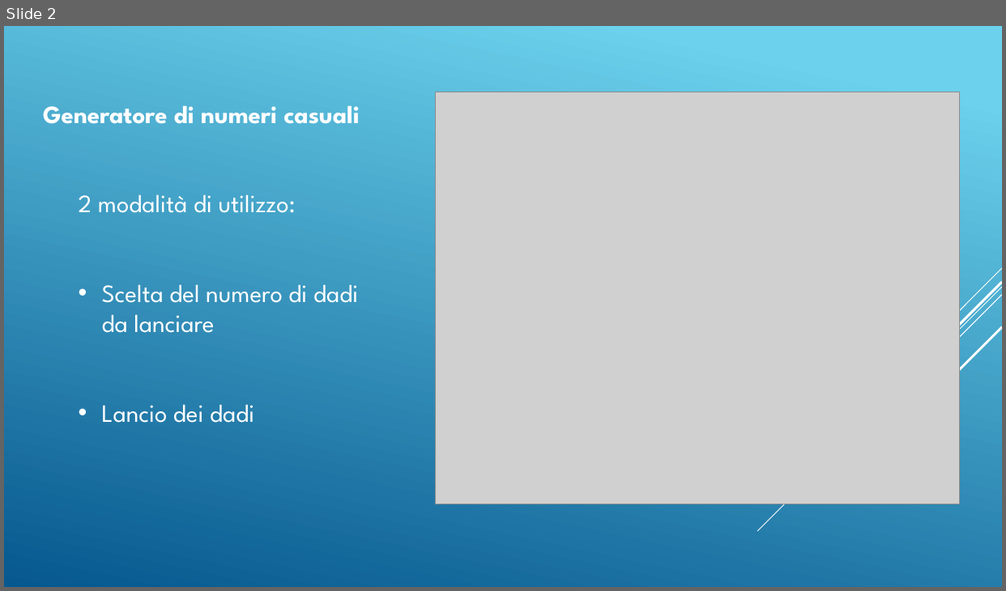
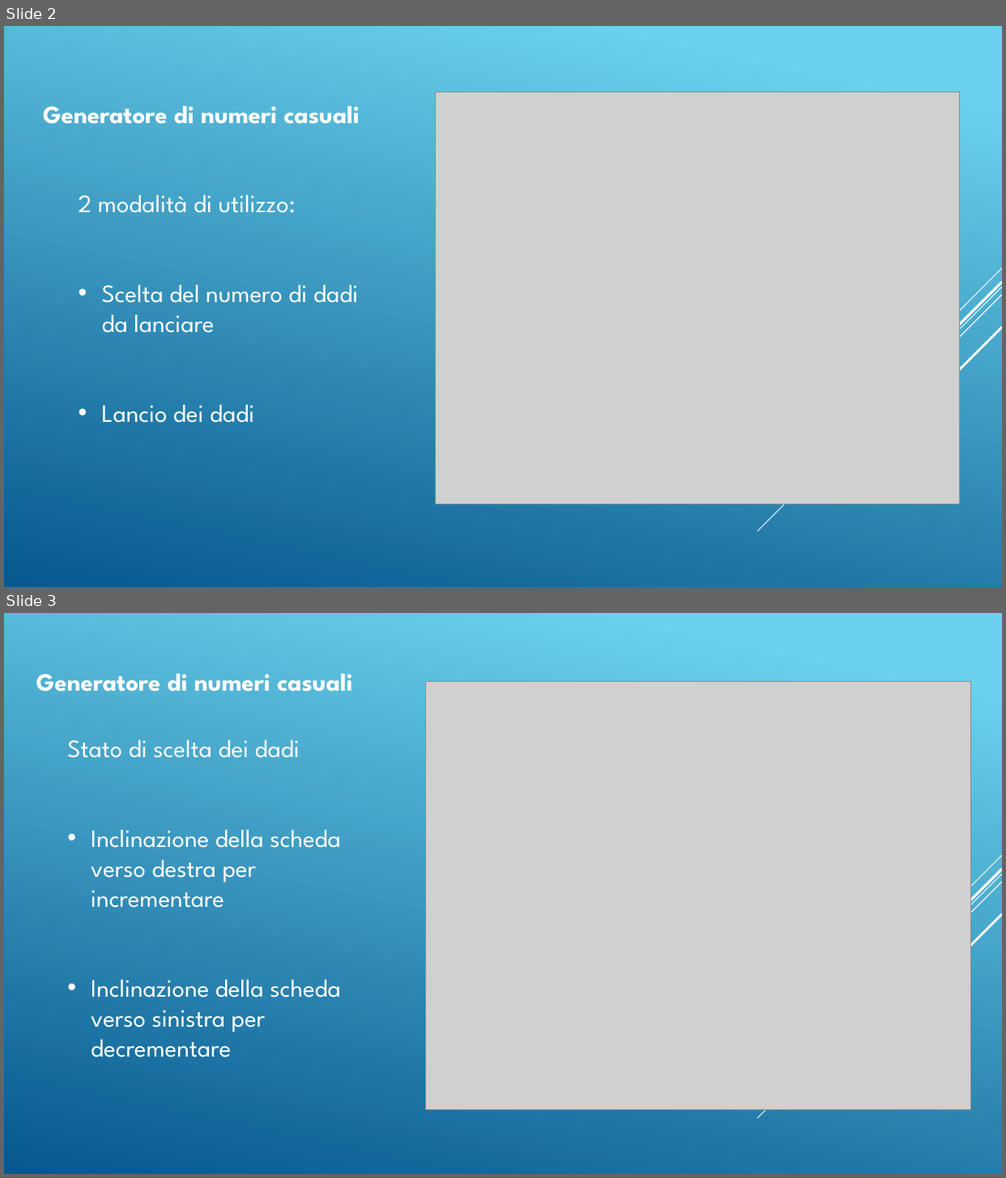
Before and after one commit to DaddaOperator/STM-Micro-Exercises-PLSD-, a slide deck: PresentazioneOfficial.pptx. Shown one above the other, each under a label of ours: slide 2 before the commit, slides 2 and 3 after it. The pictures are 1006x591 and 1006x1178 pixels, drawn with LibreOffice and Linux fonts; fonts in the diff are those of the drawing; grey boxes stand for pictures. Boxes give left, top, right and bottom in pixels: in the first picture for what was removed or moved away, otherwise in the second. Text is boxed around its words. In the diff, an @@ line names an element or a change of style, - is before the commit and + after.

```diff
--- a/PresentazioneOfficial.pptx
+++ b/PresentazioneOfficial.pptx
@@ slide 3 added at [4, 613, 1002, 1174], background gradient #6ED2EB to #06588E; not listed: 5 template elements that a slide beside it also shows @@
@@ text added at [36, 674, 352, 692], 24 pt, text #FFFFFF, bold @@
+Generatore di numeri casuali
@@ picture added at [425, 682, 970, 1110] @@
@@ text added at [67, 740, 341, 1058], 24 pt, text #FFFFFF @@
+Stato di scelta dei dadi
+• Inclinazione della scheda verso destra per incrementare
+• Inclinazione della scheda verso sinistra per decrementare
```
Also in this commit, not shown: 5 other slides added.
